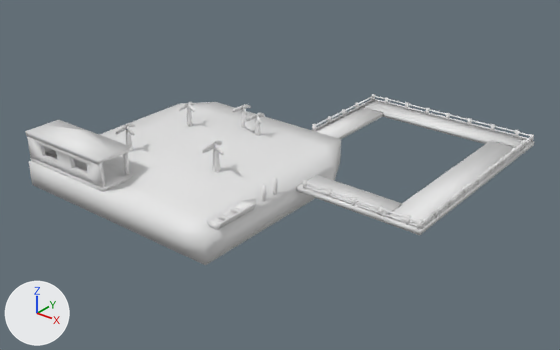
An edit to the OBJ model models/islandlevel.obj, drawn before and after from the same camera.
Before and after are seen from a 50 mm lens placed at (216.0, -216.0, 133.0), pointed at (28.0, 20.0, -13.0). Lighting does not change. The marker at lower left points along +X, +Y and +Z. Where no turn or scale is listed for an object, it has been applied to the vertices. Vertices at the same position are counted once.

In view in the first picture: 'Cube.005_Cube.244'.
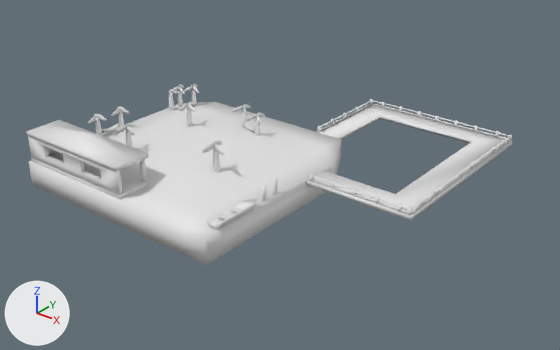
Commit message: Worked on new level model

What changed in the scene script:
```text
Change me_cube_005_cube_244:
    used by ob_cube_005_cube_244; location = (0.0, 0.0, 0.0)
    remove me_cube_005_cube_244.from_pydata(...)  # 6741 vertices, 13034 faces; spans x -51.0..106.0, y -51.0..103.0, z -15.0..14.0
    add me_cube_005_cube_244.from_pydata(...)  # 7831 vertices, 15146 faces; spans x -54.0..98.0, y -51.0..97.0, z -15.0..14.0
    me_cube_005_cube_244 part 1: the loose piece of 24 vertices spanning x -51.0..-5.0, y -49.0..-48.0, z -3.0..8.0 is scaled about its middle by (1.21, 1, 1), then moved by (5.0, 0.0, 0.0)
    me_cube_005_cube_244 part 2: the loose piece of 13 vertices spanning x -51.0..-5.0, y -50.0..-33.0, z 8.0..14.0 is scaled about its middle by (1.21, 1, 1), then moved by (5.0, 0.0, 0.0)
    me_cube_005_cube_244 part 3: a new loose piece, a 32-sided cylinder along z spanning x 1.9..4.4, y -36.0..-34.3, z -3.2..8.3
    me_cube_005_cube_244 part 4: a new loose piece, a box spanning x -50.3..5.4, y -49.5..-33.6, z -4.3..-2.5
    me_cube_005_cube_244 part 5: the loose piece of 64 vertices spanning x 22.0..23.0, y 53.0..64.0, z -4.0..-3.0 is moved by (3.0, -1.0, 0.0)
    me_cube_005_cube_244 part 6: the loose piece of 64 vertices spanning x 22.0..23.0, y 53.0..64.0, z -2.0 is moved by (3.0, -1.0, 0.0)
    me_cube_005_cube_244 part 7: the loose piece of 64 vertices spanning x 22.0..23.0, y 64.0..76.0, z -2.0 is moved by (3.0, -2.0, 0.0)
    me_cube_005_cube_244 part 8: the loose piece of 64 vertices spanning x 30.0..41.0, y 102.0..103.0, z -4.0..-3.0 is moved by (1.0, -6.0, 0.0)
    me_cube_005_cube_244 part 9: the loose piece of 64 vertices spanning x 30.0..41.0, y 102.0..103.0, z -2.0 is moved by (1.0, -6.0, 0.0)
    me_cube_005_cube_244 part 10: the loose piece of 64 vertices spanning x 41.0..53.0, y 102.0..103.0, z -2.0 is moved by (0.0, -6.0, 0.0)
    me_cube_005_cube_244 part 11: the loose piece of 64 vertices spanning x 41.0..53.0, y 102.0..103.0, z -4.0..-3.0 is moved by (0.0, -6.0, 0.0)
    me_cube_005_cube_244 part 12: the loose piece of 64 vertices spanning x 52.0..64.0, y 102.0..103.0, z -4.0..-3.0 is moved by (-2.0, -6.0, 0.0)
    me_cube_005_cube_244 part 13: the loose piece of 64 vertices spanning x 52.0..64.0, y 102.0..103.0, z -2.0 is moved by (-2.0, -6.0, 0.0)
    me_cube_005_cube_244 part 14: the loose piece of 64 vertices spanning x 63.0..75.0, y 102.0..103.0, z -2.0 is moved by (-3.0, -6.0, 0.0)
    me_cube_005_cube_244 part 15: the loose piece of 64 vertices spanning x 63.0..75.0, y 102.0..103.0, z -4.0..-3.0 is moved by (-3.0, -6.0, 0.0)
    me_cube_005_cube_244 part 16: the loose piece of 64 vertices spanning x 75.0..86.0, y 102.0..103.0, z -4.0..-3.0 is moved by (-5.0, -6.0, 0.0)
    me_cube_005_cube_244 part 17: 70 loose pieces with 4200 vertices, spanning x -51.0..106.0, y -49.0..103.0, z -6.0..8.0, are deleted
    me_cube_005_cube_244 part 18: 78 vertices moved within x -21.0..49.0, y -22.0..51.0, z -5.0..8.0; 4636 vertices added at x -54.0..98.0, y -16.0..97.0, z -6.0..7.0
```

Location of each change, [x1, y1, x2, y2] in pixels of the pictures (560 x 350 px; the box of a moved part takes in the faces that stretch with it):
'Cube.005_Cube.244', reshaped: before [25, 94, 535, 265]; after [26, 84, 512, 265]
part 1 of me_cube_005_cube_244, moved or reshaped: before [27, 136, 105, 188]; after [28, 136, 123, 196]
part 2 of me_cube_005_cube_244, moved or reshaped: before [25, 120, 131, 164]; after [26, 120, 149, 172]
part 3 of me_cube_005_cube_244, added: after [139, 159, 146, 182]
part 4 of me_cube_005_cube_244, added: after [31, 151, 151, 199]
part 5 of me_cube_005_cube_244, moved or reshaped: before [316, 122, 329, 129]; after [321, 124, 332, 130]
part 6 of me_cube_005_cube_244, moved or reshaped: before [316, 118, 329, 126]; after [321, 120, 332, 127]
part 7 of me_cube_005_cube_244, moved or reshaped: before [331, 111, 343, 118]; after [334, 114, 345, 121]
part 8 of me_cube_005_cube_244, moved or reshaped: before [388, 102, 405, 108]; after [384, 106, 399, 111]
part 9 of me_cube_005_cube_244, moved or reshaped: before [388, 99, 405, 104]; after [385, 103, 400, 108]
part 10 of me_cube_005_cube_244, moved or reshaped: before [408, 104, 426, 110]; after [402, 108, 418, 113]
part 11 of me_cube_005_cube_244, moved or reshaped: before [408, 107, 426, 113]; after [402, 111, 418, 116]
part 12 of me_cube_005_cube_244, moved or reshaped: before [428, 112, 446, 118]; after [420, 115, 435, 120]
part 13 of me_cube_005_cube_244, moved or reshaped: before [429, 109, 446, 115]; after [420, 112, 436, 118]
part 14 of me_cube_005_cube_244, moved or reshaped: before [449, 114, 468, 120]; after [438, 117, 455, 122]
part 15 of me_cube_005_cube_244, moved or reshaped: before [449, 118, 467, 124]; after [438, 120, 454, 125]
part 16 of me_cube_005_cube_244, moved or reshaped: before [471, 123, 490, 129]; after [457, 125, 474, 130]
part 17 of me_cube_005_cube_244, deleted: before [30, 94, 535, 235]
part 18 of me_cube_005_cube_244, built on: before [127, 109, 341, 167]; after [94, 84, 512, 221]
